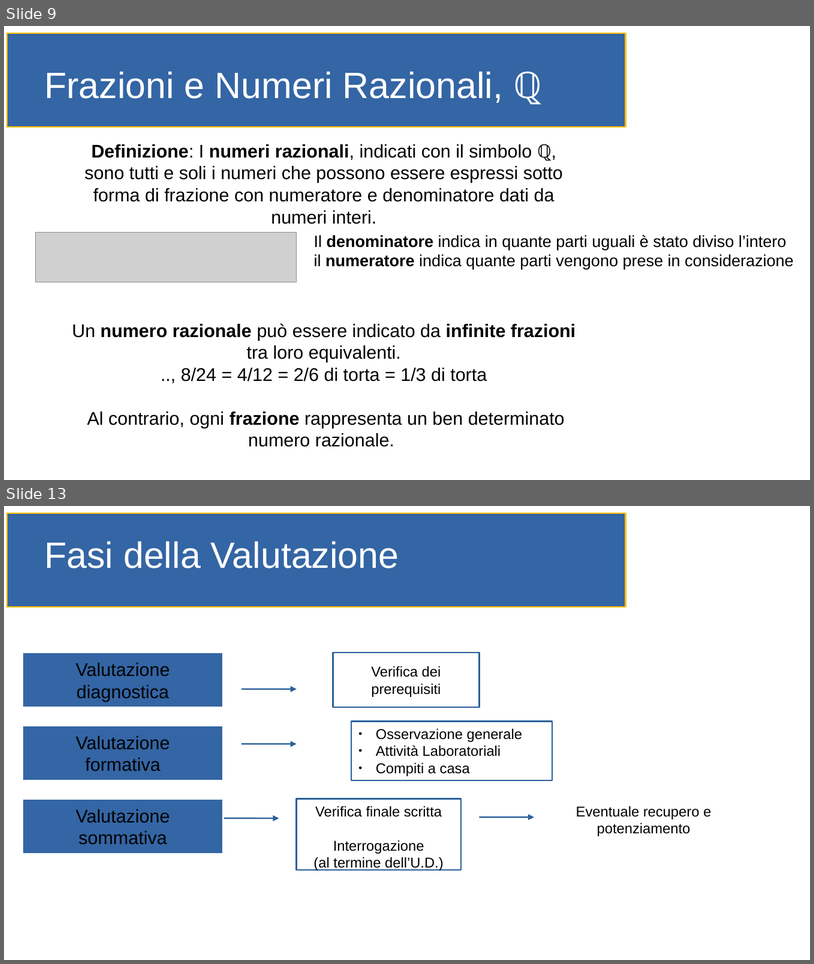
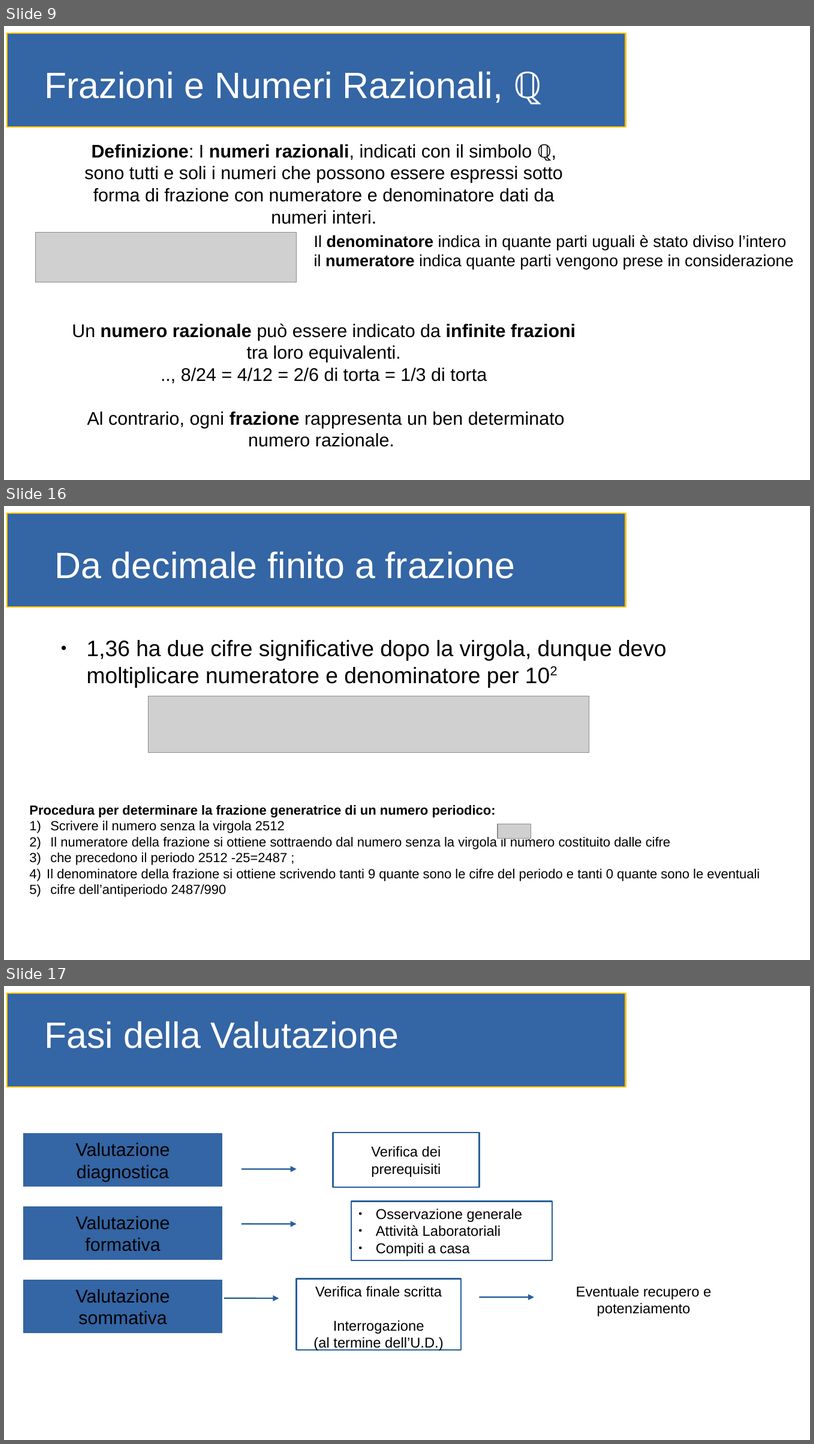
Before and after one commit to gioretikto/gioretikto.github.io, a slide deck: orale.odp. Shown one above the other, each under a label of ours: slides 9 and 13 before the commit, slides 9, 16 and 17 after it; the slides between them are not shown. The pictures are 814x964 and 814x1444 pixels, drawn with LibreOffice and Linux fonts; fonts in the diff are those of the drawing; grey boxes stand for pictures. Boxes give left, top, right and bottom in pixels: in the first picture for what was removed or moved away, otherwise in the second. Text is boxed around its words. In the diff, an @@ line names an element or a change of style, - is before the commit and + after.

```diff
--- a/orale.odp
+++ b/orale.odp
@@ slide 16 added at [4, 506, 810, 960], background #FFFFFF; not listed: 1 template element that a slide beside it also shows @@
@@ title added at [54, 552, 516, 579], 36 pt, text #FFFFFF @@
+Da decimale finito a frazione
@@ text added at [87, 640, 667, 688], 22 pt, text #000000 @@
+● 1,36 ha due cifre significative dopo la virgola, dunque devo moltiplicare numeratore e denominatore per 102
@@ picture added at [148, 696, 590, 753] @@
@@ text added at [29, 805, 760, 897], 13 pt, text #000000 @@
+Procedura per determinare la frazione generatrice di un numero periodico:
+1) Scrivere il numero senza la virgola 2512
+2) Il numeratore della frazione si ottiene sottraendo dal numero senza la virgola il numero costituito dalle cifre
+3) che precedono il periodo 2512 -25=2487 ;
+4) Il denominatore della frazione si ottiene scrivendo tanti 9 quante sono le cifre del periodo e tanti 0 quante sono le eventuali
+5) cifre dell’antiperiodo 2487/990
@@ picture added at [498, 823, 531, 838] @@
@@ what was slide 13 is now slide 17 @@
```
Also in this commit, not shown: 5 slides changed, 8 other slides added, 2 slides removed.
